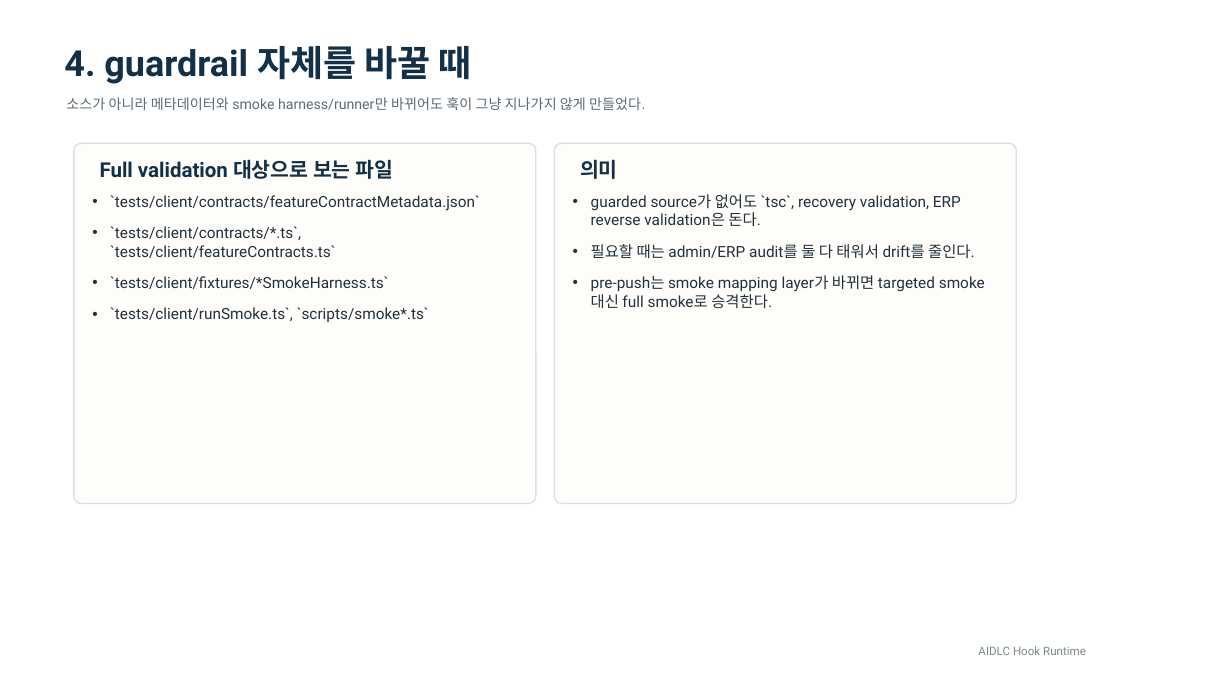
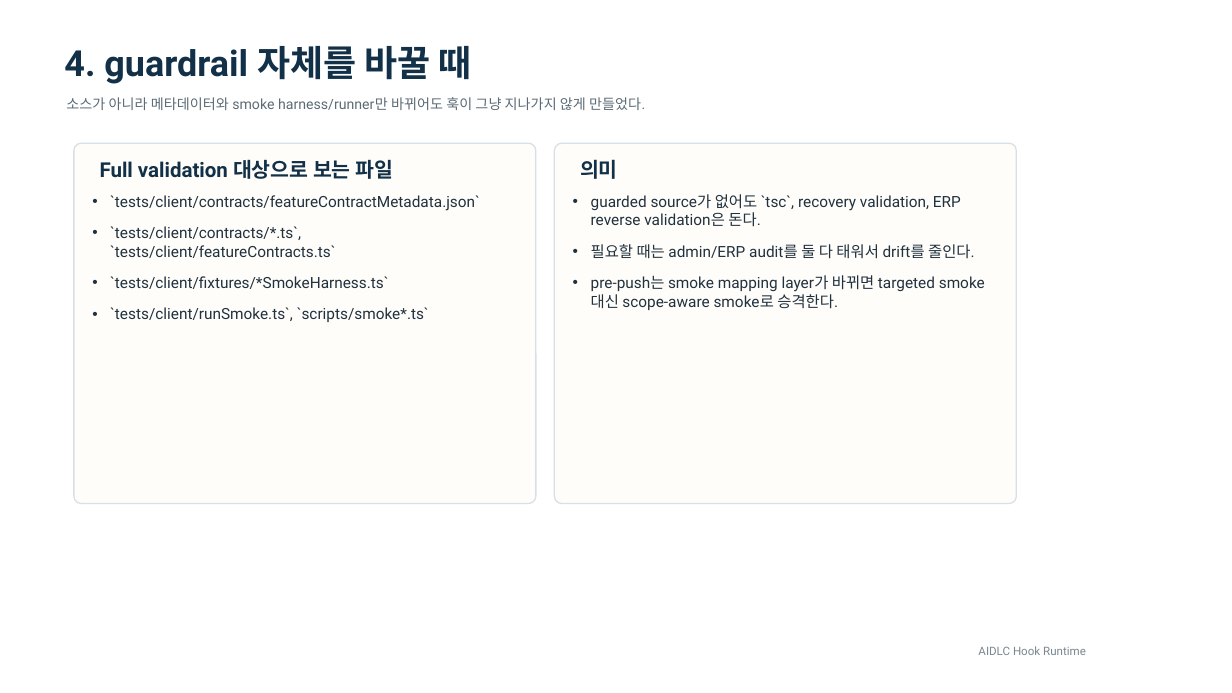
Before and after one commit to hosooregai-netizen/saftysite, a slide deck: slide 5 of docs/guardrails/aidlc-hooks-overview.pptx. Drawn at 1232x693 pixels with LibreOffice and Linux fonts; fonts in the diff are those of the drawing. Boxes give left, top, right and bottom in pixels: in the first picture for what was removed or moved away, otherwise in the second. Text is boxed around its words. In the diff, an @@ line names an element or a change of style, - is before the commit and + after.

Commit message:
Tighten smoke fallback scopes and refresh admin analytics smoke

```diff
--- a/docs/guardrails/aidlc-hooks-overview.pptx
+++ b/docs/guardrails/aidlc-hooks-overview.pptx
@@ text at box(591, 275, 985, 310): text changed @@
-• pre-push는 smoke mapping layer가 바뀌면 targeted smoke 대신 full smoke로 승격한다.
+• pre-push는 smoke mapping layer가 바뀌면 targeted smoke 대신 scope-aware smoke로 승격한다.
```
Also in this commit, not shown: 4 other slides changed, 8 other files.
